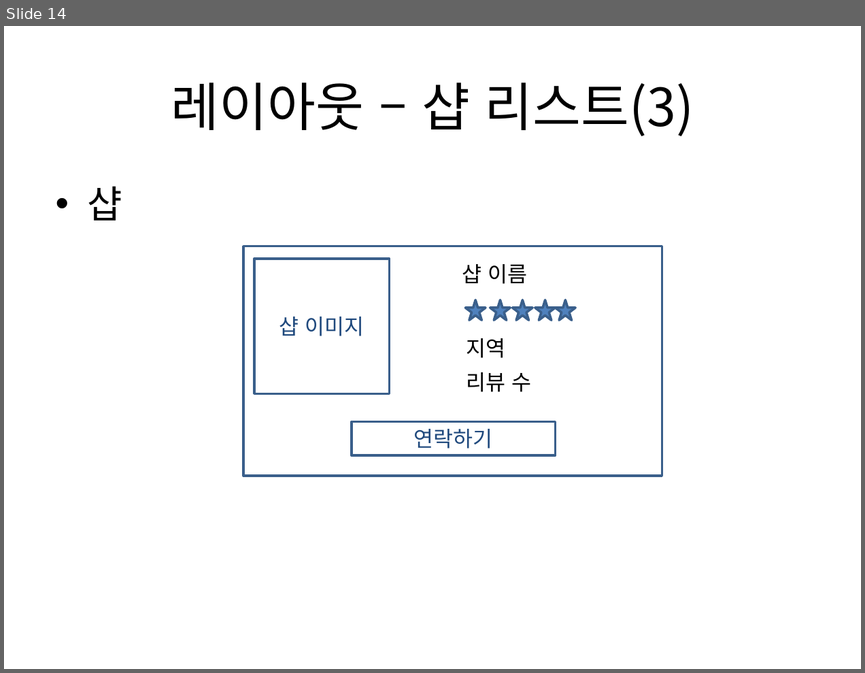
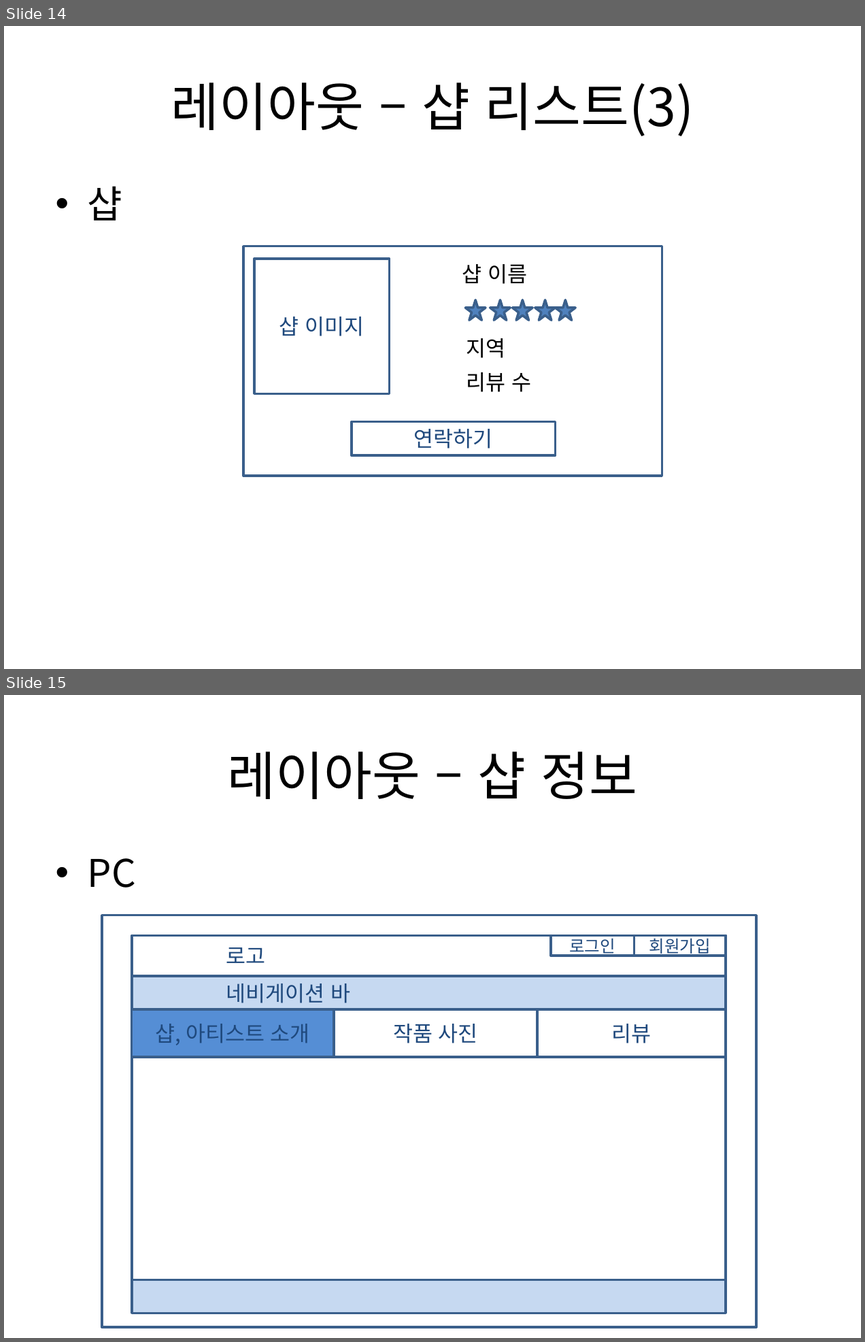
Before and after one commit to kurodari/ttm, a slide deck: docs/ttm 기획서 pt.pptx. Shown one above the other, each under a label of ours: slide 14 before the commit, slides 14 and 15 after it. The pictures are 865x673 and 865x1342 pixels, drawn with LibreOffice and Linux fonts; fonts in the diff are those of the drawing. Boxes give left, top, right and bottom in pixels: in the first picture for what was removed or moved away, otherwise in the second. Text is boxed around its words. In the diff, an @@ line names an element or a change of style, - is before the commit and + after.

Commit message:
샵 정보 레이아웃 추가

```diff
--- a/docs/ttm 기획서 pt.pptx
+++ b/docs/ttm 기획서 pt.pptx
@@ slide 15 added at <box>4,695,861,1338</box>, background #FFFFFF @@
@@ title added at <box>228,751,637,799</box>, 44 pt, text #000000 @@
+레이아웃 – 샵 정보
@@ text added at <box>88,858,136,887</box>, 32 pt, text #000000 @@
+• PC
@@ rectangle added at <box>102,915,756,1327</box>, outline #3A5F8C 2 pt @@
@@ rectangle added at <box>132,936,725,976</box>, outline #3A5F8C 2 pt, 18 pt, text #1F497D @@
+로고
@@ rectangle added at <box>551,936,634,956</box>, outline #3A5F8C 2 pt, 14 pt, text #1F497D @@
+로그인
@@ rectangle added at <box>634,936,725,956</box>, outline #3A5F8C 2 pt, 14 pt, text #1F497D @@
+회원가입
@@ rectangle added at <box>132,976,725,1009</box>, fill #C6D9F1, outline #3A5F8C 2 pt, 18 pt, text #1F497D @@
+네비게이션 바
@@ rectangle added at <box>132,1009,725,1280</box>, outline #3A5F8C 2 pt @@
@@ rectangle added at <box>132,1009,334,1057</box>, fill #558ED5, outline #3A5F8C 2 pt, 18 pt, text #1F497D @@
+샵, 아티스트 소개
@@ rectangle added at <box>334,1009,537,1057</box>, outline #3A5F8C 2 pt, 18 pt, text #1F497D @@
+작품 사진
@@ rectangle added at <box>537,1009,725,1057</box>, outline #3A5F8C 2 pt, 18 pt, text #1F497D @@
+리뷰
@@ rectangle added at <box>132,1279,725,1312</box>, fill #C6D9F1, outline #3A5F8C 2 pt @@
```
Also in this commit, not shown: 1 other slide added.
